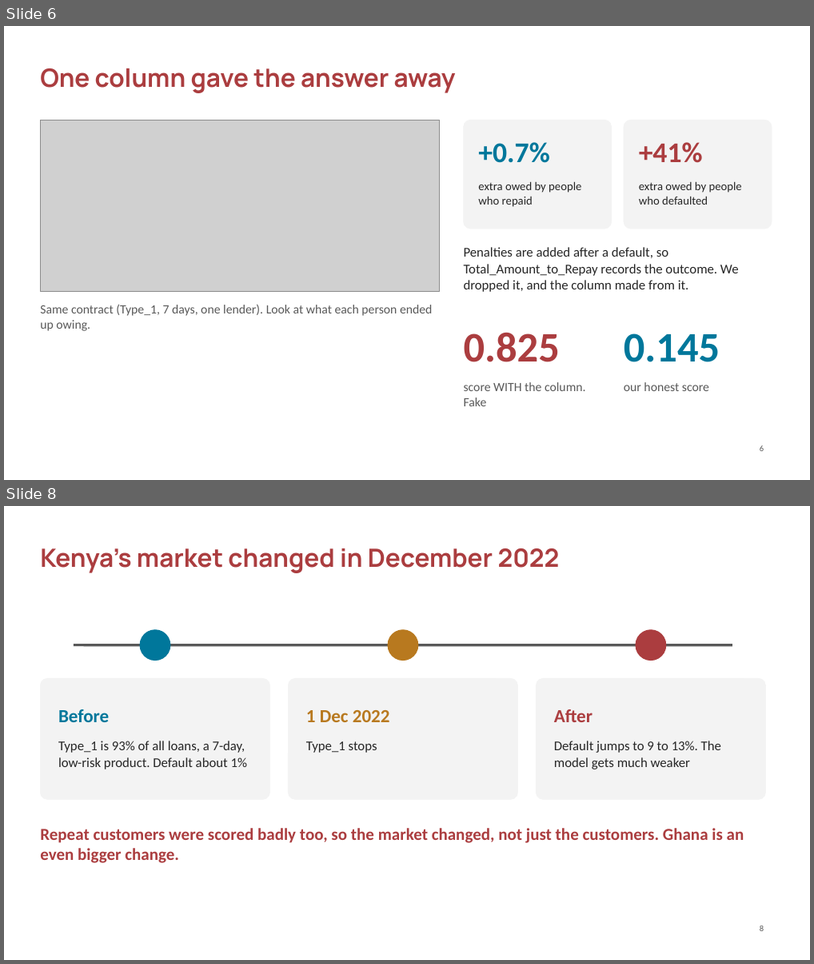
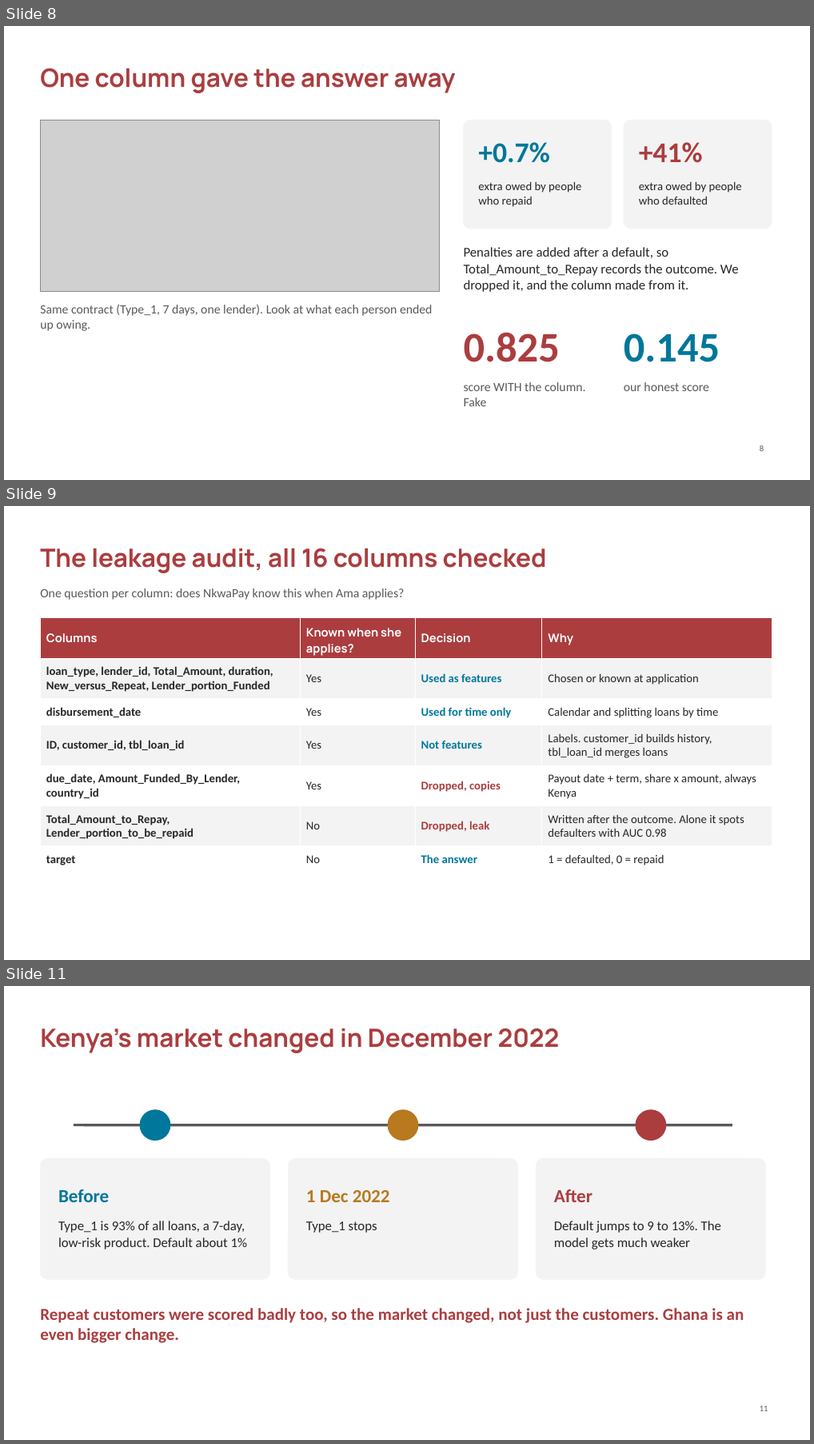
Before and after one commit to ASU-MICS-2028/mle-group-3-prosit-2, a slide deck: slides/NkwaPay_Debrief_Present.pptx. Shown one above the other, each under a label of ours: slides 6 and 8 before the commit, slides 8, 9 and 11 after it; the slides between them are not shown. The pictures are 814x964 and 814x1444 pixels, drawn with LibreOffice and Linux fonts; fonts in the diff are those of the drawing; grey boxes stand for pictures; background and template pictures are left out. Boxes give left, top, right and bottom in pixels: in the first picture for what was removed or moved away, otherwise in the second. Text is boxed around its words. In the diff, an @@ line names an element or a change of style, - is before the commit and + after.

```diff
--- a/slides/NkwaPay_Debrief_Present.pptx
+++ b/slides/NkwaPay_Debrief_Present.pptx
@@ slide 9 added at (4, 506, 810, 960), background #FFFFFF @@
@@ title added at (40, 548, 547, 573), 30 pt, text #AB3D3F, bold @@
+The leakage audit, all 16 columns checked
@@ text added at (40, 588, 405, 600), 15 pt, text #595959 @@
+One question per column: does NkwaPay know this when Ama applies?
@@ table added at (40, 618, 772, 868), 7 rows, 4 columns @@
+Columns | Known when she applies? | Decision | Why
+loan_type, lender_id, Total_Amount, duration, New_versus_Repeat, Lender_portion_Funded | Yes | Used as features | Chosen or known at application
+disbursement_date | Yes | Used for time only | Calendar and splitting loans by time
+ID, customer_id, tbl_loan_id | Yes | Not features | Labels. customer_id builds history, tbl_loan_id merges loans
+due_date, Amount_Funded_By_Lender, country_id | Yes | Dropped, copies | Payout date + term, share x amount, always Kenya
+Total_Amount_to_Repay, Lender_portion_to_be_repaid | No | Dropped, leak | Written after the outcome. Alone it spots defaulters with AUC 0.98
+target | No | The answer | 1 = defaulted, 0 = repaid
@@ what was slide 6 is now slide 8 @@
@@ what was slide 8 is now slide 11 @@
@@ page number at (760, 1405, 769, 1411): text changed @@
-8
+11
```
Also in this commit, not shown: 1 slide changed, 2 other slides added, 1 other file.
